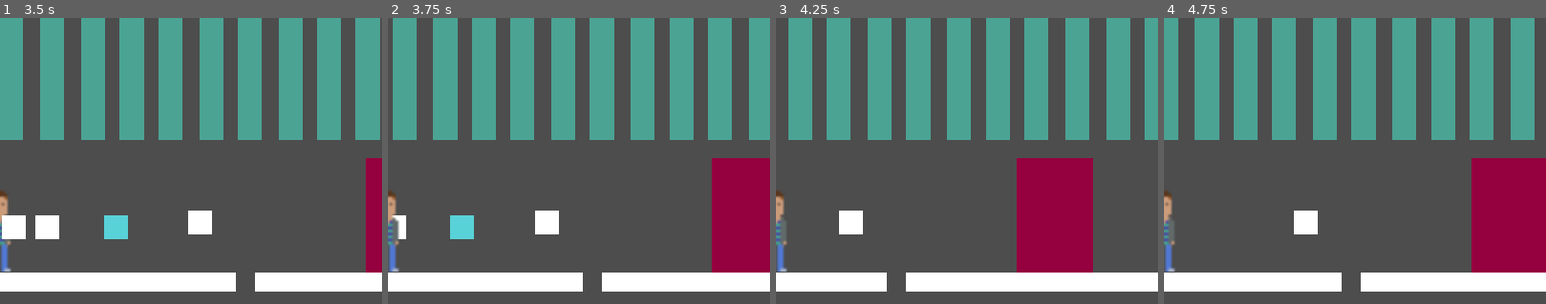
Above: before the commit, frames 1-4 (left to right).
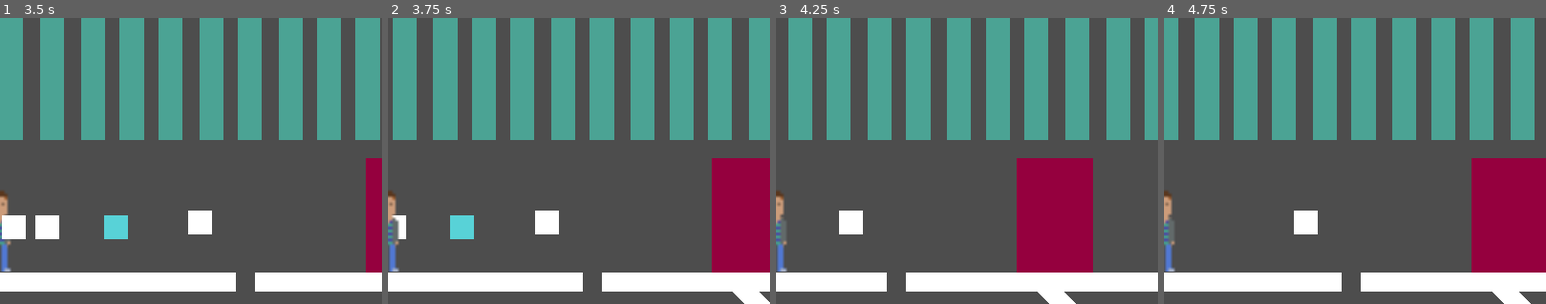
Above: after the commit, the same moments.

Repository: adamsocki/test_godot
Game: Godot game, scene res://game_manager.tscn
Same seed, same stepped clock (60 frames per second), same inputs: the game is played once before the commit and once after it.
Inputs (mouse positions are % of the whole screen's width and height, from its top left):
- Up to frame 1 (3.5 s): click "START" at 0.5 s; tap Enter at 1.25 s; move the mouse to (72, 45) at 1.27 s; hold D (move_right) 1.28-2.03 s; tap X (pick_up) at 1.35 s; move the mouse to (30, 55) at 2.02 s; hold Left (move_left) 2.03-2.78 s; tap Tab (player_switch) at 2.1 s; move the mouse to (60, 28) at 2.77 s; hold D (move_right) from 2.78 s (still down); tap Space (space_bar) at 2.85 s
- Up to frame 2 (3.75 s): keep holding D (move_right); move the mouse to (45, 70) at 3.52 s; tap X (pick_up) at 3.6 s
- Up to frame 3 (4.25 s): keep holding D (move_right)
- Up to frame 4 (4.75 s): tap X (pick_up) at 4.25 s; move the mouse to (80, 65) at 4.27 s; release D (move_right) at 4.28 s; hold Left (move_left) from 4.28 s (still down); hold Tab (player_switch) from 4.28 s (still down)
The pictures show only the part of the screen within x 50-100%, y 50-100%; the shares and areas given below are measured in that part.

Frame 1 is identical in both runs. In frame 2, 0.3% of the frame differs, in the area x 90-100%, y 95-100%; in frame 3, 0.3%, in the area x 68-79%, y 95-100%; in frame 4, 0.3%.

Commit message:
train init|down init

Diff:
--- a/game1_2D/levels/level_1.tscn
+++ b/game1_2D/levels/level_1.tscn
@@ -1,10 +1,11 @@
-[gd_scene load_steps=6 format=3 uid="uid://dd1x5rds8v7ws"]
+[gd_scene load_steps=7 format=3 uid="uid://dd1x5rds8v7ws"]
 
 [ext_resource type="Script" path="res://levels/level_1.gd" id="1_o4g7v"]
 [ext_resource type="PackedScene" uid="uid://cpgpbqlbe10c8" path="res://wall.tscn" id="2_l6414"]
 [ext_resource type="Texture2D" uid="uid://pcmlj6qt40dk" path="res://character/man_idle1.png" id="3_grcw3"]
 [ext_resource type="PackedScene" uid="uid://b1vds5kpb31vp" path="res://key.tscn" id="4_nypv0"]
 [ext_resource type="PackedScene" uid="uid://1c481kjv62k7" path="res://portal.tscn" id="5_q3kg6"]
+[ext_resource type="PackedScene" uid="uid://w3wlyuwantv0" path="res://train.tscn" id="6_mdkb2"]
 
 [node name="Level1" type="Node2D"]
 position = Vector2(-96, -64)
@@ -539,8 +540,27 @@
 [node name="ColorRect2" type="ColorRect" parent="."]
 offset_left = 800.0
 offset_top = 520.0
-offset_right = 1408.0
+offset_right = 2064.0
 offset_bottom = 552.0
+
+[node name="ColorRect8" type="ColorRect" parent="."]
+offset_left = 586.0
+offset_top = 944.0
+offset_right = 2544.0
+offset_bottom = 976.0
+
+[node name="ColorRect9" type="ColorRect" parent="."]
+offset_left = -1424.0
+offset_top = 944.0
+offset_right = 534.0
+offset_bottom = 976.0
+
+[node name="ColorRect7" type="ColorRect" parent="."]
+offset_left = 1032.0
+offset_top = 520.0
+offset_right = 1640.0
+offset_bottom = 552.0
+rotation = 0.785398
 
 [node name="Paralax_set_2" type="Node2D" parent="."]
 position = Vector2(-3776, -5048)
@@ -609,3 +629,6 @@
 
 [node name="Portal" parent="." instance=ExtResource("5_q3kg6")]
 position = Vector2(985, 328)
+
+[node name="Train" parent="." instance=ExtResource("6_mdkb2")]
+position = Vector2(2584, 776)
--- a/game1_2D/project.godot
+++ b/game1_2D/project.godot
@@ -55,3 +55,9 @@
 "events": [Object(InputEventKey,"resource_local_to_scene":false,"resource_name":"","device":-1,"window_id":0,"alt_press …(182 unchanged characters)…
 ]
 }
+move_down={
+"deadzone": 0.5,
+"events": [Object(InputEventKey,"resource_local_to_scene":false,"resource_name":"","device":-1,"window_id":0,"alt_pressed":false,"shift_pressed":false,"ctrl_pressed":false,"meta_pressed":false,"pressed":false,"keycode":0,"physical_keycode":4194322,"key_label":0,"unicode":0,"echo":false,"script":null)
+, Object(InputEventKey,"resource_local_to_scene":false,"resource_name":"","device":-1,"window_id":0,"alt_pressed":false,"shift_pressed":false,"ctrl_pressed":false,"meta_pressed":false,"pressed":false,"keycode":0,"physical_keycode":83,"key_label":0,"unicode":115,"echo":false,"script":null)
+]
+}
--- /dev/null
+++ b/game1_2D/train.tscn
@@ -0,0 +1,7 @@
+[gd_scene format=3 uid="uid://w3wlyuwantv0"]
+
+[node name="TrainCar" type="Node2D"]
+
+[node name="ColorRect" type="ColorRect" parent="."]
+offset_right = 384.0
+offset_bottom = 192.0
